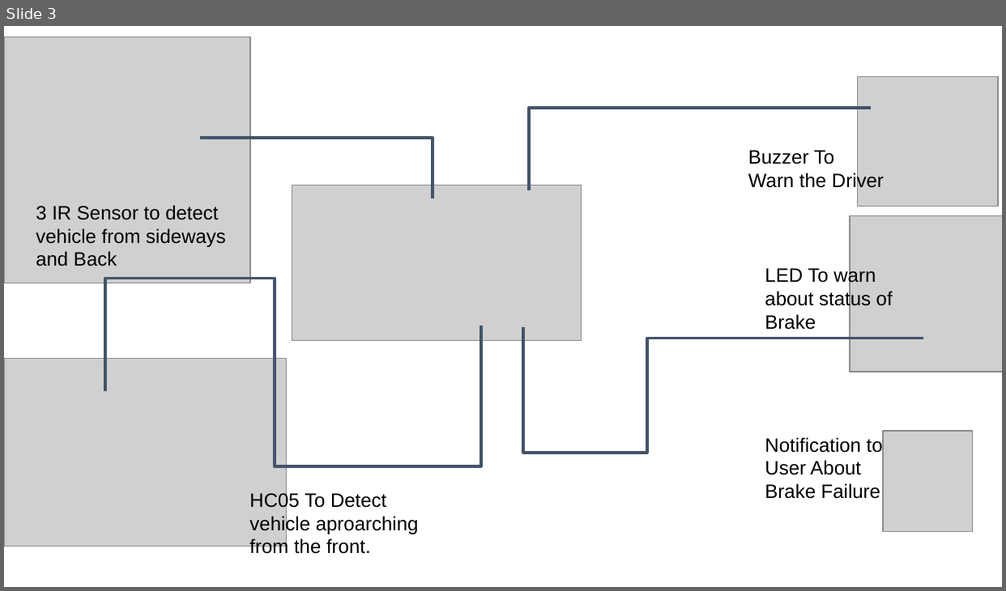
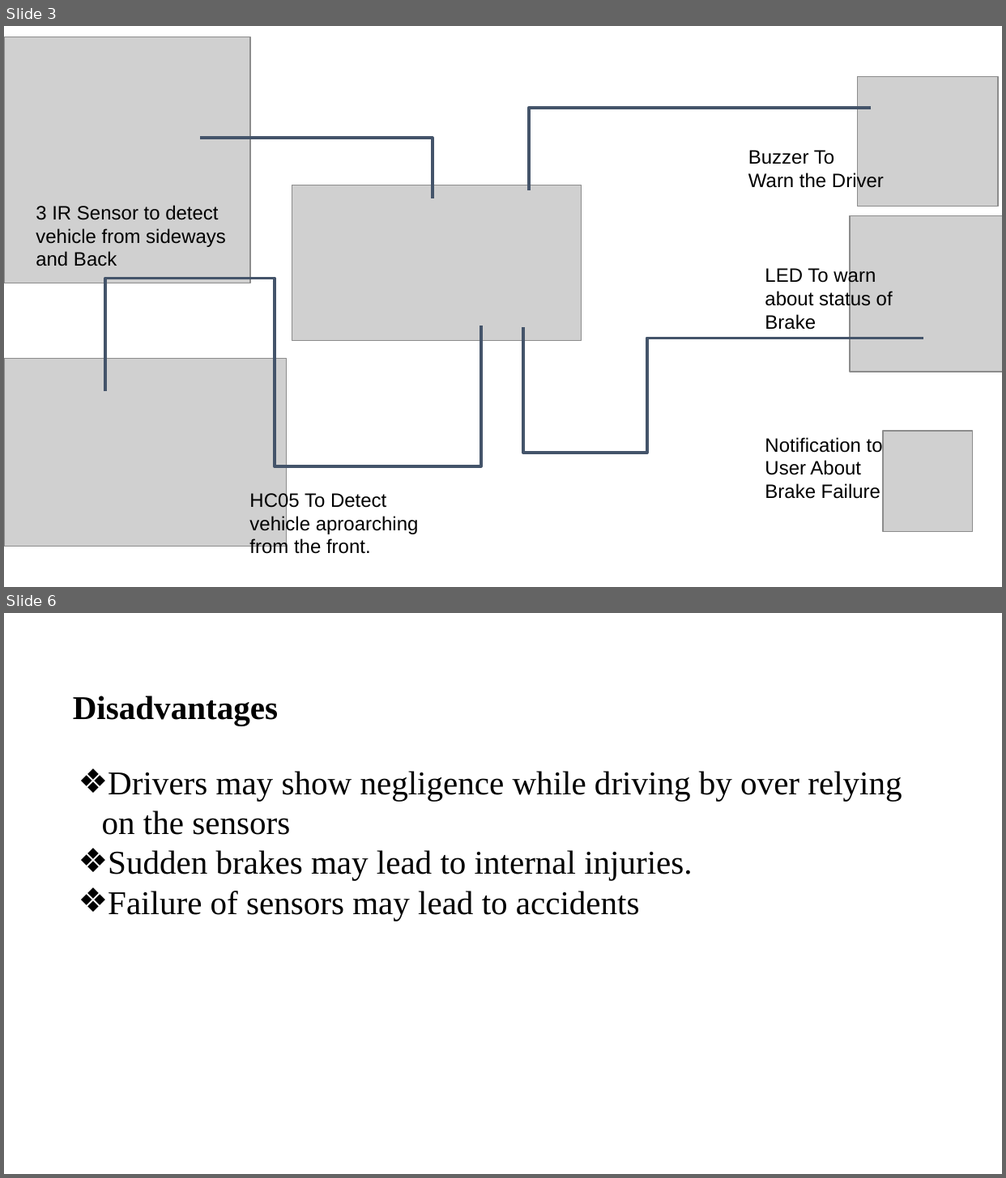
Before and after one commit to this-is-r-gaurav/SCAP, a slide deck: Dcoders.pptx. Shown one above the other, each under a label of ours: slide 3 before the commit, slides 3 and 6 after it; the slides between them are not shown. The pictures are 1006x591 and 1006x1178 pixels, drawn with LibreOffice and Linux fonts; fonts in the diff are those of the drawing; grey boxes stand for pictures; background and template pictures are left out. Boxes give left, top, right and bottom in pixels: in the first picture for what was removed or moved away, otherwise in the second. Text is boxed around its words. In the diff, an @@ line names an element or a change of style, - is before the commit and + after.

```diff
--- a/Dcoders.pptx
+++ b/Dcoders.pptx
@@ slide 6 added at (4, 613, 1002, 1174), background picture (left out) @@
@@ text added at (63, 682, 854, 781), 24 pt, text #000000, bold @@
+Disadvantages
@@ text added at (73, 696, 278, 726), 28 pt, text #FFFFFF, bold @@
+Advantages & Disadvantages
@@ text added at (102, 771, 901, 921), 24 pt, text #000000 @@
+❖ Drivers may show negligence while driving by over relying on the sensors
+❖ Sudden brakes may lead to internal injuries.
+❖ Failure of sensors may lead to accidents
```
Also in this commit, not shown: 1 slide changed, 2 other slides added, 1 slide removed.
